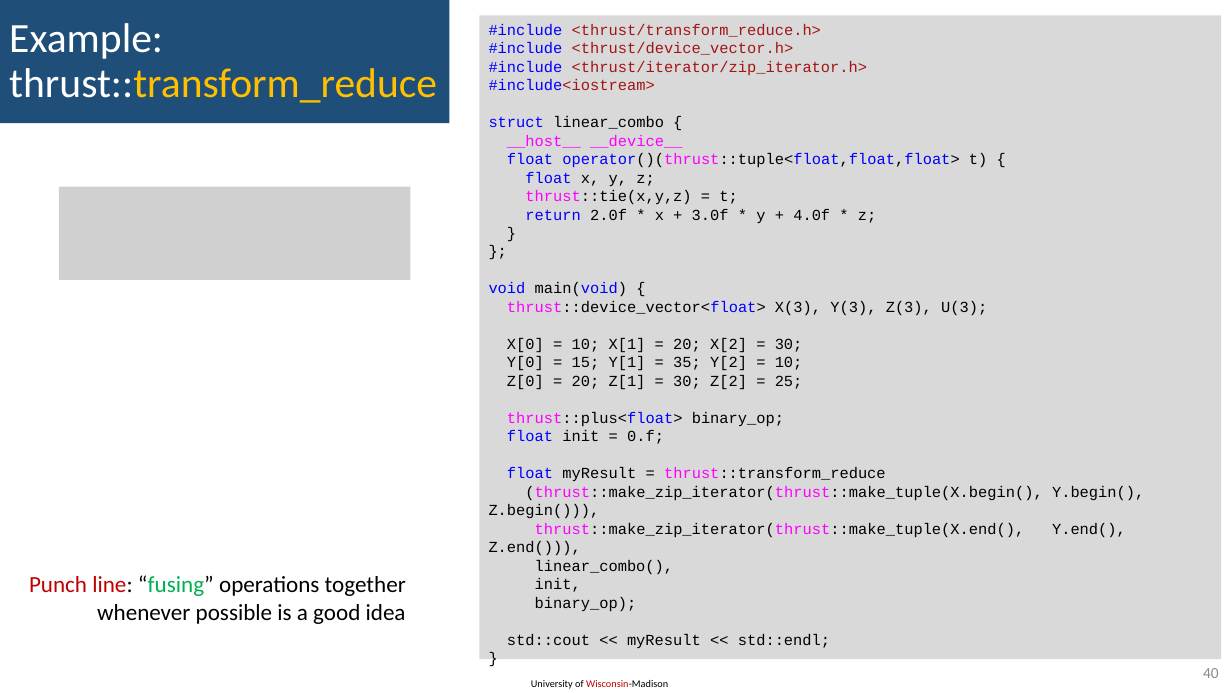
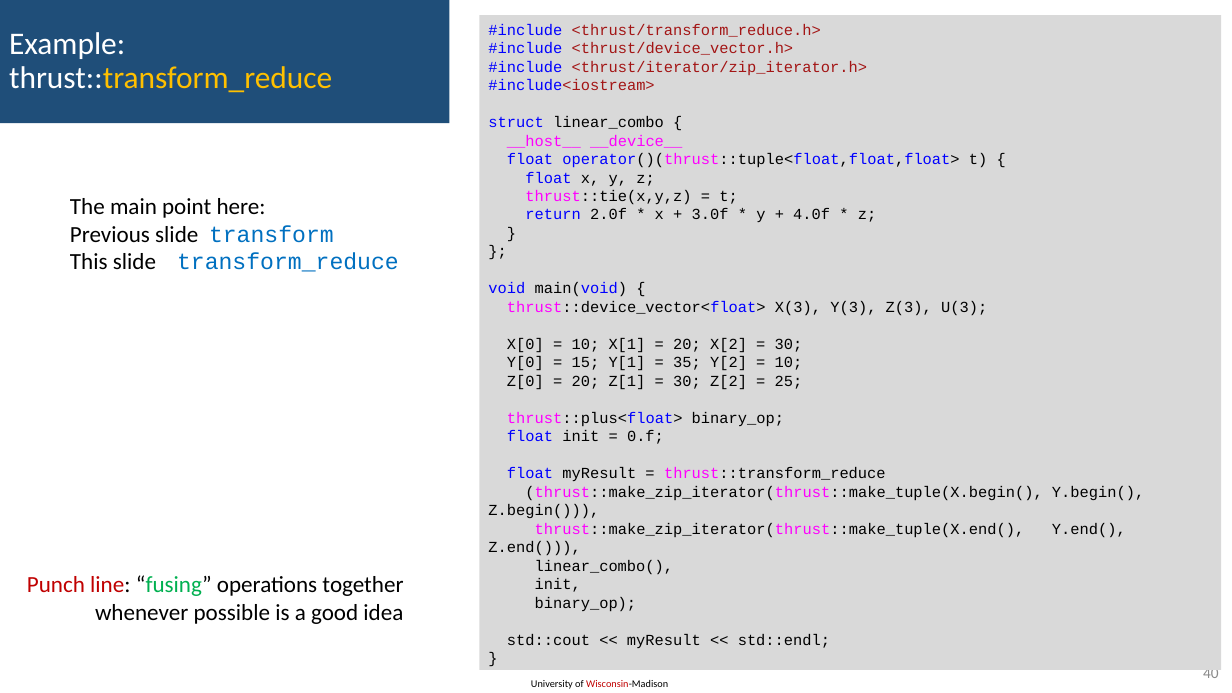
Before and after one commit to KennyKangMPC/CS-759, a slide deck: slide 40 of lecture_notes/lecture18_0305.pptx. Drawn at 1232x693 pixels with LibreOffice and Linux fonts; fonts in the diff are those of the drawing; grey boxes stand for pictures. Boxes give left, top, right and bottom in pixels: in the first picture for what was removed or moved away, otherwise in the second. Text is boxed around its words. In the diff, an @@ line names an element or a change of style, - is before the commit and + after.

```diff
--- a/lecture_notes/lecture18_0305.pptx
+++ b/lecture_notes/lecture18_0305.pptx
@@ rectangle "Example: thrust::transform_reduce" at bbox=[0, 0, 449, 123]: size 32.4 to 24.5 pt; title to rectangle @@
@@ rectangle "#include <thrust/transform_reduce.h>": place and size @@
-rectangle "#include <thrust/transform_reduce.h>" at bbox=[480, 16, 1222, 660]
+rectangle "#include <thrust/transform_reduce.h>" at bbox=[480, 16, 1222, 670]
@@ picture removed at bbox=[59, 187, 410, 280] @@
@@ text added at bbox=[70, 198, 399, 272], 18 pt, text #000000 @@
+The main point here:
+Previous slide transform
+This slide transform_reduce
@@ page number at bbox=[1203, 670, 1219, 678]: text colour #8C8C8C to #8B8B8B @@
```
Also in this commit, not shown: 71 other slides changed, 3 other files.
